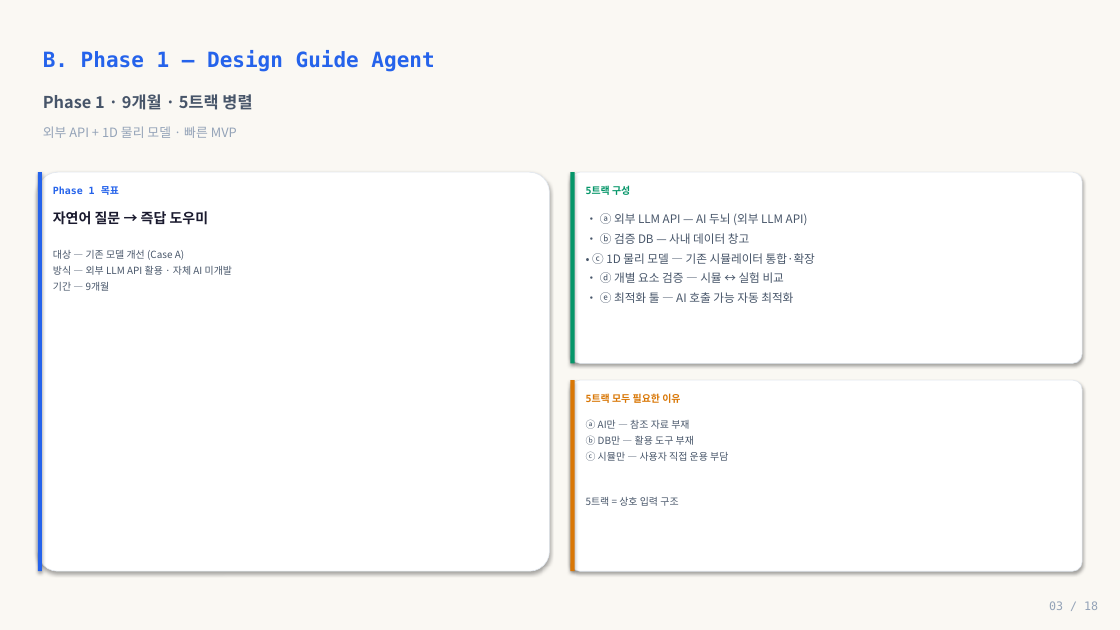
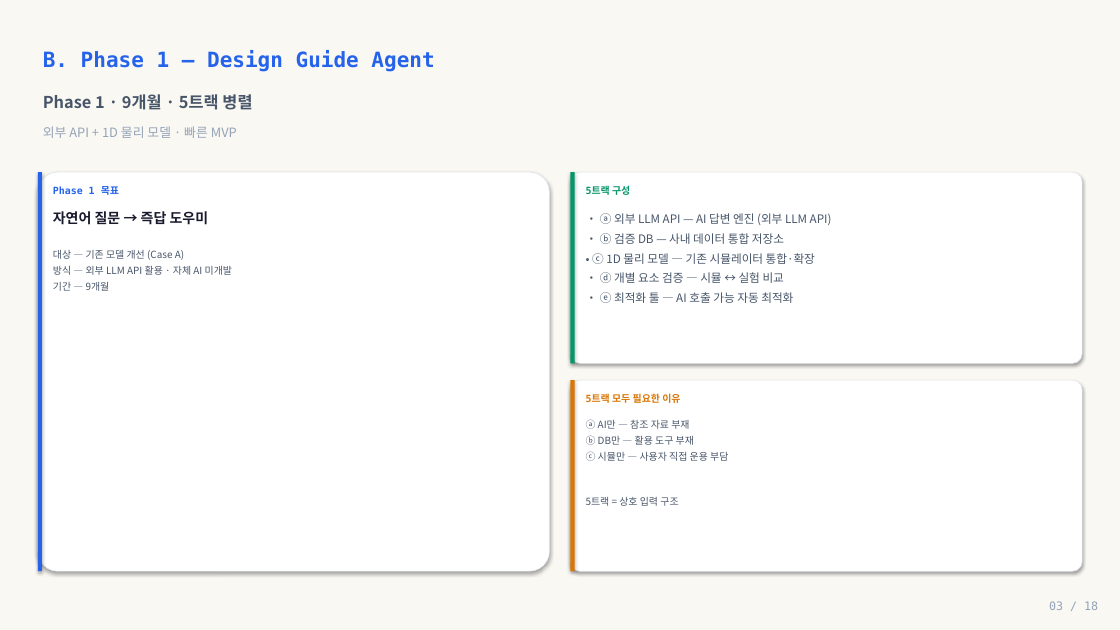
Before and after one commit to kimjy2576/layout-demo, a slide deck: slide 3 of public/HPWD-GPT.pptx. Drawn at 1120x630 pixels with LibreOffice and Linux fonts; fonts in the diff are those of the drawing. Boxes give left, top, right and bottom in pixels: in the first picture for what was removed or moved away, otherwise in the second. Text is boxed around its words. In the diff, an @@ line names an element or a change of style, - is before the commit and + after.

```diff
--- a/public/HPWD-GPT.pptx
+++ b/public/HPWD-GPT.pptx
@@ text at [600,213,832,244]: text changed @@
-• ⓐ 외부 LLM API — AI 두뇌 (외부 LLM API)
-• ⓑ 검증 DB — 사내 데이터 창고
+• ⓐ 외부 LLM API — AI 답변 엔진 (외부 LLM API)
+• ⓑ 검증 DB — 사내 데이터 통합 저장소
```
Also in this commit, not shown: 9 other slides changed, 1 other file.
